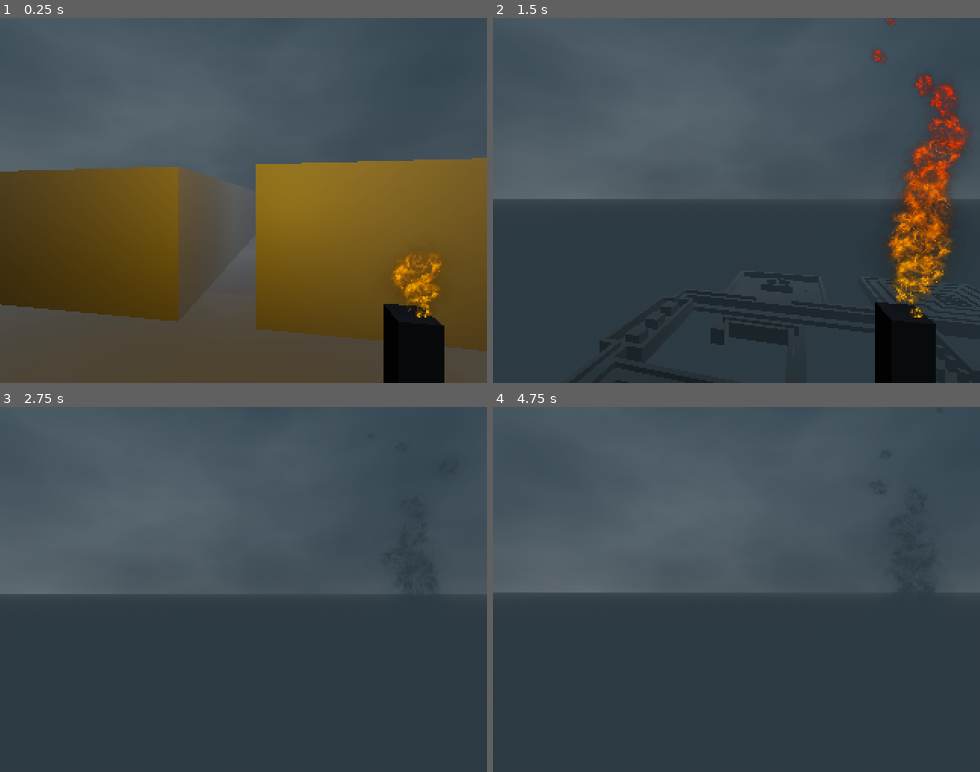
Above: before the commit, frames 1-4 (two rows, left to right).
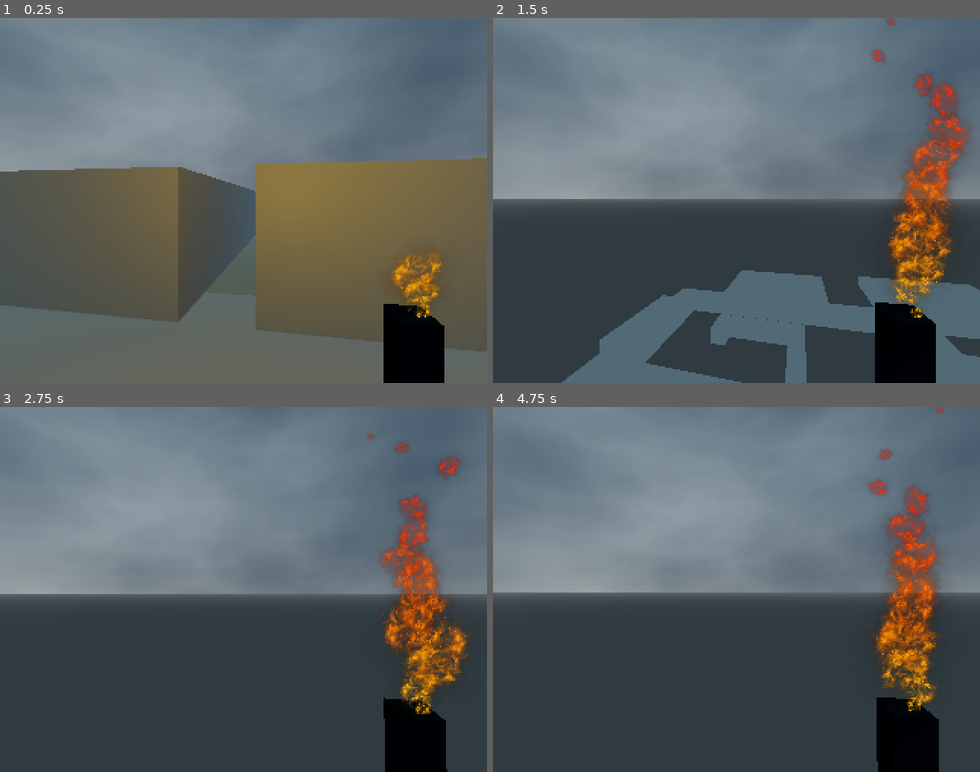
Above: after the commit, the same moments.

Repository: Pyrus-Ovn/Labyrint
Game: Godot game, scene res://Scenes/World.tscn
The game is run twice, just before and just after one commit, with the same random seed, the same clock (stepped at 60 frames per second) and the same inputs.
Inputs (mouse positions are in pixels of both pictures, inside the frame that each line leads up to):
- Up to frame 1 (0.25 s): no input
- Up to frame 2 (1.5 s): move the mouse to (760, 200) at 0.52 s; hold W (up) from 0.53 s (still down); tap Shift (crouch) at 0.6, 1.35 s; click (760, 200) at 0.67 s; tap Space (jump) at 0.77 s; move the mouse to (712, 200) at 1.27 s
- Up to frame 3 (2.75 s): keep holding W (up); tap Space (jump) at 1.52 s; move the mouse to (253, 582) at 2.02 s; tap Shift (crouch) at 2.1 s
- Up to frame 4 (4.75 s): keep holding W (up); move the mouse to (731, 596) at 2.77 s; tap Shift (crouch) at 2.85, 3.6, 4.35 s; click (731, 596) at 2.92 s; tap Space (jump) at 3.02, 3.77, 4.52 s; move the mouse to (775, 593) at 3.52 s; move the mouse to (697, 585) at 4.27 s

The runs differ from the first frame. In frame 1, 92% of the frame differs, in the area x 0-100%, y 0-100%; in frame 2, 60%; in frame 3, 57%; in frame 4, 57%.

Commit message:
Enviroment

Diff:
--- /dev/null
+++ b/Scenes/Night Sky.tres
@@ -0,0 +1,24 @@
+[gd_resource type="Sky" load_steps=5 format=3 uid="uid://bbhb40jdrwb40"]
+
+[sub_resource type="Gradient" id="Gradient_xk6ql"]
+offsets = PackedFloat32Array(0.193396, 0.981132)
+colors = PackedColorArray(0.0654298, 0.100323, 0.13316, 1, 0.62588, 0.665713, 0.648372, 1)
+
+[sub_resource type="FastNoiseLite" id="FastNoiseLite_xk6ql"]
+noise_type = 2
+
+[sub_resource type="NoiseTexture2D" id="NoiseTexture2D_2edto"]
+in_3d_space = true
+seamless = true
+color_ramp = SubResource("Gradient_xk6ql")
+noise = SubResource("FastNoiseLite_xk6ql")
+
+[sub_resource type="ProceduralSkyMaterial" id="ProceduralSkyMaterial_xk6ql"]
+sky_cover = SubResource("NoiseTexture2D_2edto")
+sun_angle_max = 27.22
+sun_curve = 0.454715
+use_debanding = false
+energy_multiplier = 0.8
+
+[resource]
+sky_material = SubResource("ProceduralSkyMaterial_xk6ql")
--- a/Scenes/World.tscn
+++ b/Scenes/World.tscn
@@ -10,6 +10,15 @@
 
 [node name="WorldEnvironment" parent="." instance=ExtResource("2_gjpho")]
 
+[node name="DirectionalLight3D" type="DirectionalLight3D" parent="WorldEnvironment"]
+transform = Transform3D(1, 0, 0, 0, -0.201642, 0.979459, 0, -0.979459, -0.201642, 0, 0, 0)
+light_color = Color(0.698074, 0.81861, 0.816272, 1)
+light_energy = 0.02
+light_indirect_energy = 0.0
+light_volumetric_fog_energy = 0.0
+shadow_enabled = true
+sky_mode = 1
+
 [node name="Player" parent="." instance=ExtResource("3_olspa")]
 transform = Transform3D(0.5, 0, 0, 0, 0.5, 0, 0, 0, 0.5, 0.634928, 2.57612, -0.819943)
 
--- a/Scenes/world_environment.tscn
+++ b/Scenes/world_environment.tscn
@@ -1,43 +1,28 @@
-[gd_scene load_steps=8 format=3 uid="uid://31afxg83bsko"]
+[gd_scene load_steps=4 format=3 uid="uid://31afxg83bsko"]
 
 [ext_resource type="AudioStream" uid="uid://c0sjppmbxxdfe" path="res://Audio/Ambience.wav" id="1_2edto"]
-
-[sub_resource type="Gradient" id="Gradient_xk6ql"]
-offsets = PackedFloat32Array(0.193396, 0.981132)
-colors = PackedColorArray(0.0654298, 0.100323, 0.13316, 1, 0.62588, 0.665713, 0.648372, 1)
-
-[sub_resource type="FastNoiseLite" id="FastNoiseLite_xk6ql"]
-noise_type = 2
-
-[sub_resource type="NoiseTexture2D" id="NoiseTexture2D_2edto"]
-in_3d_space = true
-seamless = true
-color_ramp = SubResource("Gradient_xk6ql")
-noise = SubResource("FastNoiseLite_xk6ql")
-
-[sub_resource type="ProceduralSkyMaterial" id="ProceduralSkyMaterial_xk6ql"]
-sky_cover = SubResource("NoiseTexture2D_2edto")
-sun_angle_max = 156.67
-energy_multiplier = 0.8
-
-[sub_resource type="Sky" id="Sky_ij7tu"]
-sky_material = SubResource("ProceduralSkyMaterial_xk6ql")
+[ext_resource type="Sky" path="res://Scenes/Night Sky.tres" id="1_d60sq"]
 
 [sub_resource type="Environment" id="Environment_ft06c"]
 background_mode = 2
-sky = SubResource("Sky_ij7tu")
-ambient_light_color = Color(0.023625, 0.10261, 0.140877, 1)
+background_energy_multiplier = 0.57
+sky = ExtResource("1_d60sq")
+ambient_light_source = 3
+ambient_light_color = Color(0.326133, 0.44428, 0.381688, 1)
 ambient_light_sky_contribution = 0.0
-ambient_light_energy = 0.02
+ambient_light_energy = 0.0
+reflected_light_source = 2
 tonemap_mode = 2
 glow_enabled = true
 fog_enabled = true
 fog_light_color = Color(0.292478, 0.364116, 0.403105, 1)
-fog_light_energy = 0.3
-fog_sun_scatter = 0.93
-fog_sky_affect = 0.94
-fog_height = 36.2
-fog_height_density = -0.45
+fog_light_energy = 0.8
+fog_sun_scatter = 0.8
+fog_density = 0.1
+fog_aerial_perspective = 0.532
+fog_sky_affect = 0.7
+fog_depth_begin = 4.0
+fog_depth_end = 764.7
 
 [node name="WorldEnvironment" type="WorldEnvironment"]
 environment = SubResource("Environment_ft06c")
Not shown, changed: Audio/Ambience.wav.import
